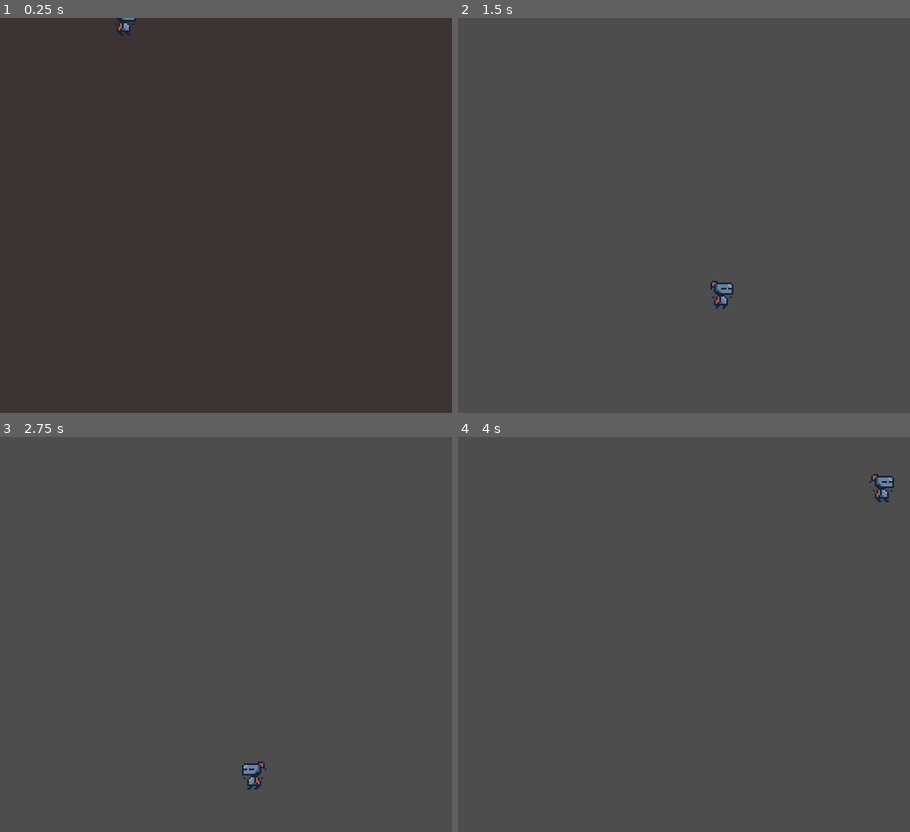
Above: before the commit, frames 1-4 (two rows, left to right).
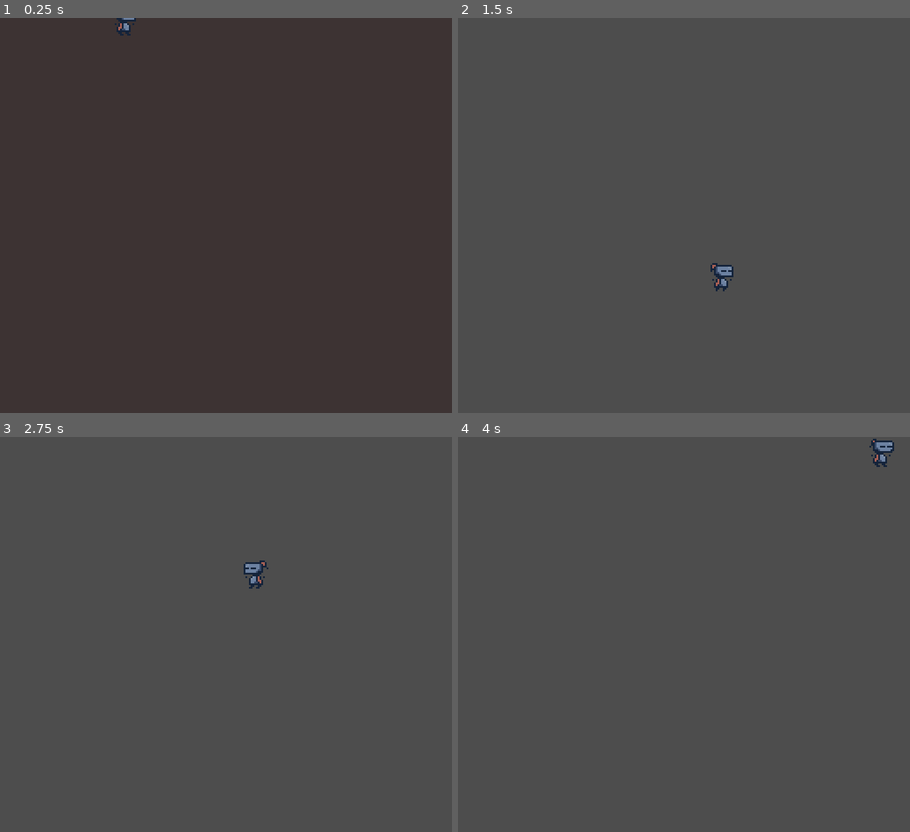
Above: after the commit, the same moments.

Repository: KaimioL/glitch
Game: Godot game, scene res://src/Level.tscn
The game is run twice, just before and just after one commit, with the same random seed, the same clock (stepped at 60 frames per second) and the same inputs.
Inputs:
- Up to frame 1 (0.25 s): no input
- Up to frame 2 (1.5 s): hold Z (jump) 0.53-1.28 s; hold D (right) from 0.53 s (still down); tap Z (jump) at 1.35 s
- Up to frame 3 (2.75 s): tap Z (jump) at 1.52, 1.82 s; release D (right) at 2.03 s; hold A (left) from 2.03 s (still down); hold Z (jump) from 2.03 s (still down)
- Up to frame 4 (4 s): release A (left) at 2.78 s; release Z (jump) at 2.78 s; hold D (right) from 2.78 s (still down); tap Z (jump) at 2.85, 3.02, 3.32 s; hold Z (jump) from 3.53 s (still down)

The runs differ from the first frame. In frame 2, 0.4% of the frame differs, in the area x 55-61%, y 62-74%; in frame 3, 0.5%; in frame 4, 0.5%, in the area x 91-97%, y 0-17%.

Commit message:
Add shader for sprite palette swap

Diff:
--- a/src/Player/CharacterStateMachine.gd
+++ b/src/Player/CharacterStateMachine.gd
@@ -22,6 +22,10 @@
 var friction: float:
 	get:
 		return state.friction
+
+var max_speed: float:
+	get:
+		return state.max_speed
 
 func _ready():
 	for child in get_children():
--- a/src/Player/Player.gd
+++ b/src/Player/Player.gd
@@ -1,6 +1,4 @@
 extends CharacterBody2D
-
-@export var max_speed: float = 90.0
 
 @onready var animation_tree:  AnimationTree = $AnimationTree
 @onready var sprite: Sprite2D = $Sprite2D
@@ -58,8 +56,13 @@
 	var friction = state_machine.friction
 	var acceleration = state_machine.acceleration
 	var can_move = state_machine.can_move
+	var max_speed = state_machine.max_speed
 
 	direction.x = Input.get_axis("left", "right")
+
+	# Slow down if velocity is over max speed
+	if(max_speed < abs(velocity.x)):
+		velocity.x = sign(velocity.x) * max_speed
 
 	if(can_move):
 		if direction.x:
@@ -70,10 +73,6 @@
 			if(direction.x != previous_direction && previous_direction != 0):
 				velocity.x *= friction
 			previous_direction = direction.x
-
-		# Apply friction if nothing is hold or speed is over speed limit
-		elif(max_speed < abs(velocity.x)):
-			velocity.x = max(velocity.x * friction, sign(velocity.x) * max_speed)
 
 		else:
 			velocity.x *= friction
--- a/src/Player/Player.tscn
+++ b/src/Player/Player.tscn
@@ -12,7 +12,9 @@
 [ext_resource type="Script" path="res://src/Player/States/Ground.gd" id="7_nb0n6"]
 [ext_resource type="Script" path="res://src/Player/StateDebugLabel.gd" id="8_btn4v"]
 [ext_resource type="Script" path="res://src/Player/States/AirFall.gd" id="9_1e1vf"]
+[ext_resource type="Shader" path="res://src/palette_swap.gdshader" id="9_j22ur"]
 [ext_resource type="Script" path="res://src/Player/States/Landing.gd" id="9_s57yn"]
+[ext_resource type="Texture2D" uid="uid://cn0thd3rcxpji" path="res://assets/palettes/player_pal.png" id="10_8u037"]
 [ext_resource type="Script" path="res://src/Player/States/Jump.gd" id="10_t105k"]
 [ext_resource type="Script" path="res://src/Player/States/WallCling.gd" id="11_kq5ip"]
 [ext_resource type="Script" path="res://src/Player/States/WallJump.gd" id="12_dmqsq"]
@@ -391,6 +393,10 @@
 [sub_resource type="RectangleShape2D" id="RectangleShape2D_rld4s"]
 size = Vector2(8, 7)
 
+[sub_resource type="ShaderMaterial" id="ShaderMaterial_mllsx"]
+shader = ExtResource("9_j22ur")
+shader_parameter/palette = ExtResource("10_8u037")
+
 [node name="Player" type="CharacterBody2D"]
 position = Vector2(0, -9)
 floor_stop_on_slope = false
@@ -419,11 +425,11 @@
 disabled = true
 
 [node name="Sprite2D" type="Sprite2D" parent="."]
+material = SubResource("ShaderMaterial_mllsx")
 position = Vector2(0, 9)
 texture = ExtResource("3_yve2r")
 offset = Vector2(0, -16)
 hframes = 11
-frame = 5
 
 [node name="CharacterStateMachine" type="Node" parent="." node_paths=PackedStringArray("character", "animation_tree", "wall_raycasts")]
 script = ExtResource("4_ufc42")
--- a/src/Player/State.gd
+++ b/src/Player/State.gd
@@ -8,6 +8,8 @@
 	set = _set_acceleration
 var friction: float = 0:
 	set = _set_friction
+var max_speed: float = 0:
+	set = _set_max_speed
 
 var character: CharacterBody2D
 var playback: AnimationNodeStateMachinePlayback
@@ -36,3 +38,6 @@
 
 func _set_acceleration(s: float):
 	acceleration = s
+
+func _set_max_speed(s: float):
+	max_speed = s
--- a/src/Player/States/AirFall.gd
+++ b/src/Player/States/AirFall.gd
@@ -2,8 +2,9 @@
 
 class_name AirFallState
 
+@export var fall_max_speed: float = 90
 @export var fall_acceleration: float = 1200
-@export var fall_velocity_max: float = 2000
+@export var fall_velocity_max: float = 1000
 @export var coyote_time: float = 0.1
 @export var jump_buffer: float = 0.08
 @export var air_friction = 0.99
@@ -28,6 +29,7 @@
 
 	friction = air_friction
 	acceleration = acceleration_x
+	max_speed = fall_max_speed
 
 	if(args.has('coyote_time')):
 		if(args['coyote_time']):
--- a/src/Player/States/AirRise.gd
+++ b/src/Player/States/AirRise.gd
@@ -2,6 +2,7 @@
 
 class_name AirRiseState
 
+@export var air_max_speed: float = 90
 @export var air_acceleration: float = 800
 @export var air_velocity: float = 1400
 @export var air_velocity_max: float = 500
@@ -40,6 +41,7 @@
 
 	friction = air_friction
 	acceleration = acceleration_x
+	max_speed = air_max_speed
 
 func apply_gravitation(delta: float):
 	var applied_gravity: float = 0
--- a/src/Player/States/Crouch.gd
+++ b/src/Player/States/Crouch.gd
@@ -5,7 +5,7 @@
 @export var crouch_offset: int = 4
 @export var crouch_friction: float = 0.1
 @export var crouch_acceleration: float = 40
-
+@export var crouch_max_speed: float = 45
 @export var crouch_animation: String = "crouch"
 @export var crouch_collision_shape: CollisionShape2D
 @export var normal_collision_shape: CollisionShape2D
@@ -31,6 +31,7 @@
 
 	acceleration = crouch_acceleration
 	friction = crouch_friction
+	max_speed = crouch_max_speed
 
 func exit():
 	character.crouching = false
--- a/src/Player/States/Ground.gd
+++ b/src/Player/States/Ground.gd
@@ -2,9 +2,9 @@
 
 class_name GroundState
 
-@export var start_friction: float = 1
-@export var normal_friction: float = 0.1
+@export var ground_friction: float = 0.1
 @export var ground_acceleration: float = 40
+@export var ground_max_speed: float = 90
 
 @export var move_animation: String = "move"
 
@@ -18,21 +18,14 @@
 	if(Input.is_action_pressed("down")):
 		_crouch()
 
-#	if(Input.is_action_pressed("jump")):
-#		_jump()
-
-func physics_update(delta):
-	friction = normal_friction
-
 func handle_input(event: InputEvent):
 	if(event.is_action_pressed("jump")):
 		_jump()
 
-#	if(event.is_action_pressed("down")):
-#		_crouch()
-
 func enter(args: Dictionary = {}):
 	acceleration = ground_acceleration
+	friction = ground_friction
+	max_speed = ground_max_speed
 	playback.travel(move_animation)
 
 func _jump():
--- a/src/TestLevel.tscn
+++ b/src/TestLevel.tscn
@@ -1,4 +1,4 @@
-[gd_scene load_steps=14 format=3 uid="uid://b351oct7pdtqq"]
+[gd_scene load_steps=14 format=3]
 
 [ext_resource type="TileSet" uid="uid://dxtpccydgeedi" path="res://src/Tiles/TempTileset.tres" id="1_4lv4w"]
 [ext_resource type="PackedScene" uid="uid://pemxecqsmnal" path="res://src/Player/Player.tscn" id="2_jw7wb"]
--- /dev/null
+++ b/src/palette_swap.gdshader
@@ -0,0 +1,11 @@
+shader_type canvas_item;
+
+uniform sampler2D palette;
+
+void fragment() {
+	vec4 rgba = texture(TEXTURE, UV);
+	vec4 final_color = texture(palette, vec2(rgba.r, rgba.g));
+	final_color.a = rgba.a;
+
+	COLOR = final_color;
+}
Binary file added: assets/palettes/player_pal.png
Not shown, added: assets/palettes/player_pal.png.import
Binary file added: assets/palettes/uv_pal.png
Not shown, added: assets/palettes/uv_pal.png.import
Binary file changed: assets/player/character_air_fall-Sheet.png
Binary file changed: assets/player/character_air_rise-Sheet.png
Binary file changed: assets/player/character_crouch_idle.png
Binary file changed: assets/player/character_crouch_walk-Sheet.png
Binary file changed: assets/player/character_idle-Sheet.png
Binary file changed: assets/player/character_walk-Sheet.png
Not shown: 1 places in src/Player/Player.tscn that only renumber resources
